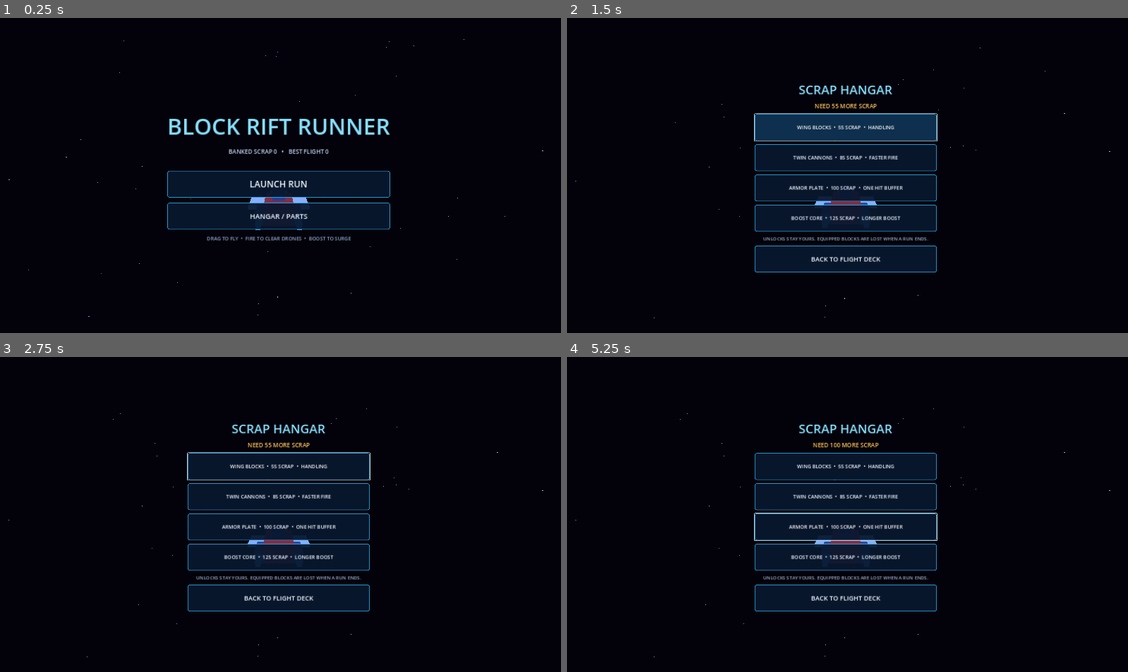
Above: before the commit, frames 1-4 (two rows, left to right).
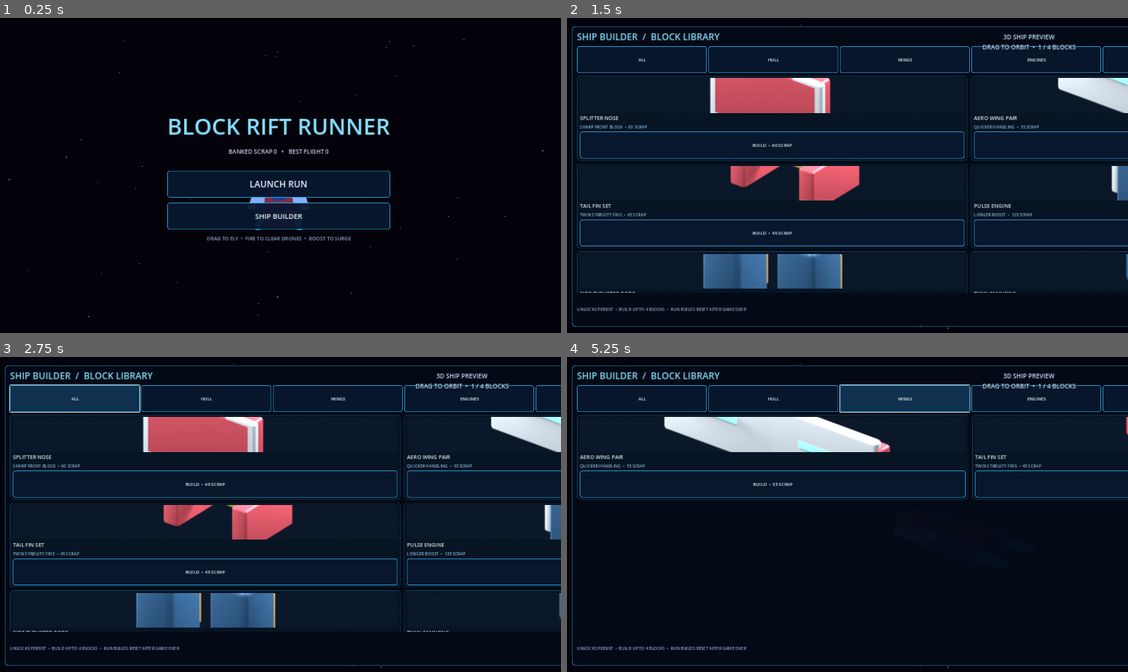
Above: after the commit, the same moments.

Repository: tpylman90-ctrl/Block-rift-runner-
Game: Godot game, scene res://scenes/main.tscn
Same seed, same stepped clock (60 frames per second), same inputs: the game is played once before the commit and once after it.
Inputs (mouse positions are in pixels of both pictures, inside the frame that each line leads up to):
- Up to frame 1 (0.25 s): no input
- Up to frame 2 (1.5 s): click (847, 216) at 0.5 s, where only the run before the commit has a clickable "HANGAR / PARTS"; click (847, 128) at 1.25 s, where only the run before the commit has a clickable "WING BLOCKS • 55 SCRAP • HAND…"
- Up to frame 3 (2.75 s): click (72, 397) at 2 s, where only the run after the commit has a clickable "ALL"
- Up to frame 4 (5.25 s): click (847, 495) at 2.75 s, where only the run before the commit has a clickable "TWIN CANNONS • 85 SCRAP • FAS…"; click (774, 397) at 3.5 s, where only the run after the commit has a clickable "HULL"; click "ARMOR PLATE • 100 SCRAP • ONE…" (after the commit: "BUILD • 60 SCRAP") at 4.25 s; click (903, 397) at 5 s, where only the run after the commit has a clickable "WINGS"

The runs differ from the first frame. In frame 1, 0.1% of the frame differs, in the area x 44-55%, y 62-64%; in frame 2, 57%, in the area x 0-100%, y 2-99%; in frame 3, 54%; in frame 4, 30%.

Commit message:
Add a dedicated ship builder and Blender block library

Diff:
--- a/scripts/main.gd
+++ b/scripts/main.gd
@@ -17,15 +17,26 @@
 			draw_circle(center + offset * radius * 0.78, 4.0, blip.tint)
 		draw_colored_polygon(PackedVector2Array([center + Vector2(0, -8), center + Vector2(-5, 6), center + Vector2(0, 3), center + Vector2(5, 6)]), Color(1.0, 0.91, 0.45))
 
-enum ScreenState { HANGAR, SHOP, RUN, GAME_OVER }
+enum ScreenState { HANGAR, BUILDER, RUN, GAME_OVER }
 
 const PROFILE_PATH := "user://pilot_profile.cfg"
 const PARTS := {
-	"wing_pack": {"title": "WING BLOCKS", "cost": 55, "hint": "HANDLING"},
-	"twin_cannon": {"title": "TWIN CANNONS", "cost": 85, "hint": "FASTER FIRE"},
-	"armor": {"title": "ARMOR PLATE", "cost": 100, "hint": "ONE HIT BUFFER"},
-	"boost_core": {"title": "BOOST CORE", "cost": 125, "hint": "LONGER BOOST"},
+	"splitter_nose": {"title": "SPLITTER NOSE", "cost": 60, "hint": "SHARP FRONT BLOCK", "category": "HULL", "preview": "res://art/library/previews/splitter_nose.png"},
+	"wing_pack": {"title": "AERO WING PAIR", "cost": 55, "hint": "QUICKER HANDLING", "category": "WINGS", "preview": "res://art/library/previews/wing_pack.png"},
+	"fin_set": {"title": "TAIL FIN SET", "cost": 45, "hint": "TWIN STABILITY FINS", "category": "WINGS", "preview": "res://art/library/previews/fin_set.png"},
+	"boost_core": {"title": "PULSE ENGINE", "cost": 125, "hint": "LONGER BOOST", "category": "ENGINES", "preview": "res://art/library/previews/boost_core.png"},
+	"side_pods": {"title": "SIDE THRUSTER PODS", "cost": 80, "hint": "SIDE ENGINE PAIR", "category": "ENGINES", "preview": "res://art/library/previews/side_pods.png"},
+	"twin_cannon": {"title": "TWIN CANNONS", "cost": 85, "hint": "FASTER FIRE", "category": "WEAPONS", "preview": "res://art/library/previews/twin_cannon.png"},
+	"armor": {"title": "ARMOR PLATE", "cost": 100, "hint": "ONE HIT BUFFER", "category": "ARMOR", "preview": "res://art/library/previews/armor.png"},
 }
+
+const PART_CATEGORIES := ["ALL", "HULL", "WINGS", "ENGINES", "WEAPONS", "ARMOR"]
+const ASTEROID_VARIANTS := [
+	"res://art/library/models/asteroid_1.glb",
+	"res://art/library/models/asteroid_2.glb",
+	"res://art/library/models/asteroid_3.glb",
+]
+var asteroid_scenes: Array[PackedScene] = []
 
 var state: ScreenState = ScreenState.HANGAR
 var rng := RandomNumberGenerator.new()
@@ -34,7 +45,7 @@
 var course_root: Node3D
 var ui_root: Control
 var menu_panel: CenterContainer
-var shop_panel: CenterContainer
+var shop_panel: Control
 var game_over_panel: CenterContainer
 var hud: Control
 var title_label: Label
@@ -51,6 +62,11 @@
 var boost_meter: ProgressBar
 var shop_status: Label
 var shop_buttons: Dictionary = {}
+var builder_tabs: HBoxContainer
+var builder_grid: GridContainer
+var active_category := "ALL"
+var builder_preview_label: Label
+var builder_cards: Dictionary = {}
 
 var total_scrap := 0
 var run_scrap := 0
@@ -88,6 +104,7 @@
 func _ready() -> void:
 	rng.randomize()
 	_load_profile()
+	_load_asteroid_models()
 	_build_world()
 	_build_ship()
 	_build_ui()
@@ -127,6 +144,19 @@
 	_build_starfield()
 
 
+func _load_asteroid_models() -> void:
+	for model_path in ASTEROID_VARIANTS:
+		var gltf := GLTFDocument.new()
+		var gltf_state := GLTFState.new()
+		var load_error := gltf.append_from_file(model_path, gltf_state)
+		if load_error != OK:
+			push_warning("Could not load asteroid model: %s" % model_path)
+			continue
+		var model_scene := gltf.generate_scene(gltf_state)
+		if model_scene:
+			asteroid_scenes.append(PackedScene.new())
+			asteroid_scenes.back().pack(model_scene)
+			model_scene.free()
 func _build_starfield() -> void:
 	var cube := BoxMesh.new()
 	cube.size = Vector3(0.11, 0.11, 0.11)
@@ -193,6 +223,18 @@
 	if equipped_parts.has("wing_pack"):
 		for side in [-1.0, 1.0]:
 			player.add_child(_make_block(Vector3(side * 1.45, -0.04, 0.2), Vector3(1.35, 0.25, 1.25), Color(0.93, 0.39, 0.24)))
+	if equipped_parts.has("fin_set"):
+		for side in [-1.0, 1.0]:
+			player.add_child(_make_block(Vector3(side * 0.7, 0.48, 1.05), Vector3(0.28, 0.9, 1.05), Color(0.96, 0.53, 0.24)))
+	if equipped_parts.has("splitter_nose"):
+		for side in [-1.0, 1.0]:
+			player.add_child(_make_block(Vector3(side * 0.62, -0.08, -1.7), Vector3(0.42, 0.18, 1.15), Color(0.95, 0.94, 0.81)))
+	if equipped_parts.has("side_pods"):
+		for side in [-1.0, 1.0]:
+			player.add_child(_make_block(Vector3(side * 1.48, -0.05, 0.82), Vector3(0.65, 0.68, 1.6), Color(0.18, 0.31, 0.48)))
+			var pod_flame := _make_block(Vector3(side * 1.48, -0.05, 1.72), Vector3(0.34, 0.35, 0.72), Color(0.25, 0.78, 1.0), true)
+			player.add_child(pod_flame)
+			engine_flames.append(pod_flame)
 	if equipped_parts.has("twin_cannon"):
 		for side in [-1.0, 1.0]:
 			player.add_child(_make_block(Vector3(side * 0.56, -0.02, -1.8), Vector3(0.22, 0.24, 0.72), Color(1.0, 0.63, 0.25)))
@@ -251,37 +293,120 @@
 	launch.pressed.connect(_start_run)
 	menu_column.add_child(launch)
 	var parts := _button("HANGAR / PARTS", 24)
-	parts.pressed.connect(_show_shop)
+	parts.text = "SHIP BUILDER"
+	parts.pressed.connect(_show_builder)
 	menu_column.add_child(parts)
 	var help := _label("DRAG TO FLY  •  FIRE TO CLEAR DRONES  •  BOOST TO SURGE", 17, Color(0.57, 0.66, 0.82))
 	help.horizontal_alignment = HORIZONTAL_ALIGNMENT_CENTER
 	menu_column.add_child(help)
 
-	shop_panel = CenterContainer.new()
+	shop_panel = Control.new()
 	shop_panel.set_anchors_and_offsets_preset(Control.PRESET_FULL_RECT)
 	ui_root.add_child(shop_panel)
+	var builder_shade := ColorRect.new()
+	builder_shade.set_anchors_and_offsets_preset(Control.PRESET_FULL_RECT)
+	builder_shade.color = Color(0.008, 0.018, 0.045, 0.42)
+	builder_shade.mouse_filter = Control.MOUSE_FILTER_IGNORE
+	shop_panel.add_child(builder_shade)
+	var builder_window := PanelContainer.new()
+	builder_window.anchor_right = 0.65
+	builder_window.anchor_bottom = 1.0
+	builder_window.offset_left = 28.0
+	builder_window.offset_top = 28.0
+	builder_window.offset_right = -18.0
+	builder_window.offset_bottom = -28.0
+	var window_style := StyleBoxFlat.new()
+	window_style.bg_color = Color(0.012, 0.04, 0.09, 0.95)
+	window_style.border_color = Color(0.12, 0.58, 0.82, 0.9)
+	window_style.set_border_width_all(2)
+	window_style.set_corner_radius_all(14)
+	window_style.content_margin_left = 18
+	window_style.content_margin_right = 18
+	window_style.content_margin_top = 14
+	window_style.content_margin_bottom = 14
+	builder_window.add_theme_stylebox_override("panel", window_style)
+	shop_panel.add_child(builder_window)
 	var shop_column := VBoxContainer.new()
-	shop_column.custom_minimum_size = Vector2(620.0, 650.0)
-	shop_column.add_theme_constant_override("separation", 12)
-	shop_column.alignment = BoxContainer.ALIGNMENT_CENTER
-	shop_panel.add_child(shop_column)
-	var shop_title := _label("SCRAP HANGAR", 42, Color(0.53, 0.88, 1.0))
-	shop_title.horizontal_alignment = HORIZONTAL_ALIGNMENT_CENTER
-	shop_column.add_child(shop_title)
+	shop_column.add_theme_constant_override("separation", 10)
+	builder_window.add_child(shop_column)
+	var builder_header := HBoxContainer.new()
+	shop_column.add_child(builder_header)
+	var shop_title := _label("SHIP BUILDER  /  BLOCK LIBRARY", 31, Color(0.53, 0.88, 1.0))
+	shop_title.size_flags_horizontal = Control.SIZE_EXPAND_FILL
+	builder_header.add_child(shop_title)
 	shop_status = _label("", 20, Color(1.0, 0.77, 0.35))
-	shop_status.horizontal_alignment = HORIZONTAL_ALIGNMENT_CENTER
-	shop_column.add_child(shop_status)
+	shop_status.horizontal_alignment = HORIZONTAL_ALIGNMENT_RIGHT
+	builder_header.add_child(shop_status)
+	builder_tabs = HBoxContainer.new()
+	builder_tabs.add_theme_constant_override("separation", 6)
+	shop_column.add_child(builder_tabs)
+	for category in PART_CATEGORIES:
+		var tab := _button(category, 15)
+		tab.custom_minimum_size = Vector2(0.0, 48.0)
+		tab.size_flags_horizontal = Control.SIZE_EXPAND_FILL
+		tab.pressed.connect(_set_builder_category.bind(category))
+		builder_tabs.add_child(tab)
+	var library_scroll := ScrollContainer.new()
+	library_scroll.size_flags_vertical = Control.SIZE_EXPAND_FILL
+	library_scroll.horizontal_scroll_mode = ScrollContainer.SCROLL_MODE_DISABLED
+	shop_column.add_child(library_scroll)
+	builder_grid = GridContainer.new()
+	builder_grid.columns = 2
+	builder_grid.size_flags_horizontal = Control.SIZE_EXPAND_FILL
+	builder_grid.add_theme_constant_override("h_separation", 12)
+	builder_grid.add_theme_constant_override("v_separation", 10)
+	library_scroll.add_child(builder_grid)
 	for part_id in PARTS.keys():
-		var part_button := _button("", 17)
+		var item: Dictionary = PARTS[part_id]
+		var card := PanelContainer.new()
+		card.custom_minimum_size = Vector2(280.0, 220.0)
+		card.size_flags_horizontal = Control.SIZE_EXPAND_FILL
+		var card_style := StyleBoxFlat.new()
+		card_style.bg_color = Color(0.025, 0.08, 0.14, 0.97)
+		card_style.border_color = Color(0.12, 0.3, 0.44, 0.9)
+		card_style.set_border_width_all(1)
+		card_style.set_corner_radius_all(10)
+		card_style.content_margin_left = 10
+		card_style.content_margin_right = 10
+		card_style.content_margin_top = 8
+		card_style.content_margin_bottom = 8
+		card.add_theme_stylebox_override("panel", card_style)
+		var card_column := VBoxContainer.new()
+		card_column.add_theme_constant_override("separation", 4)
+		card.add_child(card_column)
+		var thumbnail := TextureRect.new()
+		thumbnail.custom_minimum_size = Vector2(260.0, 118.0)
+		thumbnail.size_flags_horizontal = Control.SIZE_EXPAND_FILL
+		thumbnail.expand_mode = TextureRect.EXPAND_IGNORE_SIZE
+		thumbnail.stretch_mode = TextureRect.STRETCH_KEEP_ASPECT_COVERED
+		var preview_path := str(item.preview)
+		if ResourceLoader.exists(preview_path):
+			thumbnail.texture = load(preview_path)
+		card_column.add_child(thumbnail)
+		var part_title := _label(str(item.title), 18, Color(0.88, 0.95, 1.0))
+		card_column.add_child(part_title)
+		var part_hint := _label("%s  •  %d SCRAP" % [str(item.hint), int(item.cost)], 14, Color(0.55, 0.76, 0.93))
+		card_column.add_child(part_hint)
+		var part_button := _button("", 15)
+		part_button.custom_minimum_size = Vector2(0.0, 42.0)
 		part_button.pressed.connect(_on_shop_part_pressed.bind(part_id))
-		shop_column.add_child(part_button)
+		card_column.add_child(part_button)
+		builder_grid.add_child(card)
 		shop_buttons[part_id] = part_button
-	var shop_note := _label("UNLOCKS STAY YOURS. EQUIPPED BLOCKS ARE LOST WHEN A RUN ENDS.", 16, Color(0.62, 0.69, 0.83))
-	shop_note.horizontal_alignment = HORIZONTAL_ALIGNMENT_CENTER
-	shop_column.add_child(shop_note)
-	var back := _button("BACK TO FLIGHT DECK", 22)
+		builder_cards[part_id] = card
+	var builder_footer := HBoxContainer.new()
+	shop_column.add_child(builder_footer)
+	var shop_note := _label("UNLOCKS PERSIST  •  BUILD UP TO 4 BLOCKS  •  RUN BUILDS RESET AFTER GAME OVER", 14, Color(0.62, 0.69, 0.83))
+	shop_note.size_flags_horizontal = Control.SIZE_EXPAND_FILL
+	builder_footer.add_child(shop_note)
+	var back := _button("FLIGHT DECK", 17)
+	back.custom_minimum_size = Vector2(180.0, 46.0)
 	back.pressed.connect(_show_hangar)
-	shop_column.add_child(back)
+	builder_footer.add_child(back)
+	builder_preview_label = _label("3D SHIP PREVIEW\nDRAG TO ORBIT  •  %d / 4 BLOCKS" % equipped_parts.size(), 21, Color(0.78, 0.9, 1.0))
+	builder_preview_label.horizontal_alignment = HORIZONTAL_ALIGNMENT_CENTER
+	builder_preview_label.vertical_alignment = VERTICAL_ALIGNMENT_TOP
+	shop_panel.add_child(builder_preview_label)
 
 	game_over_panel = CenterContainer.new()
 	game_over_panel.set_anchors_and_offsets_preset(Control.PRESET_FULL_RECT)
@@ -417,6 +542,8 @@
 		radar_widget.size = Vector2(minf(h * 0.22, w * 0.12), minf(h * 0.22, w * 0.12))
 		boost_meter.position = Vector2(w - action_button_width - 28.0, h * 0.63)
 		boost_meter.size = Vector2(action_button_width, h * 0.035)
+		builder_preview_label.position = Vector2(w * 0.665, h * 0.045)
+		builder_preview_label.size = Vector2(w * 0.32, h * 0.12)
 
 
 func _show_hangar() -> void:
@@ -432,16 +559,27 @@
 		player.rotation = Vector3.ZERO
 		camera.position = Vector3(0.0, 3.7, 10.5)
 		camera.look_at(Vector3(0.0, 0.0, -8.0), Vector3.UP)
+		camera.fov = 78.0
 	subtitle_label.text = "BANKED SCRAP %d   •   BEST FLIGHT %d" % [total_scrap, high_score]
 
 
-func _show_shop() -> void:
-	state = ScreenState.SHOP
+func _show_builder() -> void:
+	state = ScreenState.BUILDER
 	menu_panel.visible = false
 	shop_panel.visible = true
 	game_over_panel.visible = false
 	hud.visible = false
-	shop_status.text = "BANKED SCRAP: %d  |  BLOCKS: %d/4" % [total_scrap, equipped_parts.size()]
+	player.visible = true
+	player.rotation = Vector3.ZERO
+	camera.fov = 62.0
+	camera.position = player.position + Vector3(1.2, 3.4, 10.0)
+	camera.look_at(player.position + Vector3(-4.3, 0.0, 0.0), Vector3.UP)
+	active_category = "ALL"
+	_update_shop_buttons()
+
+
+func _set_builder_category(category: String) -> void:
+	active_category = category
 	_update_shop_buttons()
 
 
@@ -452,13 +590,16 @@
 		var equipped := equipped_parts.has(part_id)
 		var button: Button = shop_buttons[part_id]
 		if not owned:
-			button.text = "%s  •  %d SCRAP  •  %s" % [item.title, item.cost, item.hint]
+			button.text = "BUILD  •  %d SCRAP" % int(item.cost)
 		elif equipped:
-			button.text = "✓  %s  •  EQUIPPED" % item.title
+			button.text = "INSTALLED  •  TAP TO REMOVE"
 		else:
-			button.text = "+  %s  •  EQUIP  •  %s" % [item.title, item.hint]
+			button.text = "ADD TO SHIP"
 		button.disabled = owned and not equipped and equipped_parts.size() >= 4
-	shop_status.text = "BANKED SCRAP: %d  |  BLOCKS: %d/4" % [total_scrap, equipped_parts.size()]
+		var card: Control = builder_cards[part_id]
+		card.visible = active_category == "ALL" or str(item.category) == active_category
+	shop_status.text = "SCRAP %d  •  INSTALLED %d / 4" % [total_scrap, equipped_parts.size()]
+	builder_preview_label.text = "3D SHIP PREVIEW\nDRAG TO ORBIT  •  %d / 4 BLOCKS" % equipped_parts.size()
 
 
 func _on_shop_part_pressed(part_id: String) -> void:
@@ -469,7 +610,11 @@
 			return
 		total_scrap -= int(item.cost)
 		owned_parts.append(part_id)
-		equipped_parts.append(part_id)
+		if equipped_parts.size() < 4:
+			equipped_parts.append(part_id)
+			shop_status.text = "%s BUILT AND INSTALLED" % item.title
+		else:
+			shop_status.text = "%s ADDED TO LIBRARY  •  REMOVE A BLOCK TO INSTALL" % item.title
 		_save_profile()
 	else:
 		if equipped_parts.has(part_id):
@@ -517,6 +662,7 @@
 	course_root.position = Vector3.ZERO
 	player.position = Vector3.ZERO
 	player.rotation = Vector3.ZERO
+	camera.fov = 78.0
 	player.visible = true
 	_rebuild_ship_mesh()
 	while next_segment_distance < 190.0:
@@ -533,8 +679,13 @@
 func _process(delta: float) -> void:
 	if state != ScreenState.RUN:
 		if is_instance_valid(player):
-			camera.position = camera.position.lerp(player.position + Vector3(0.0, 3.7, 10.5), minf(delta * 3.0, 1.0))
-			camera.look_at(player.position + Vector3(0.0, 0.0, -8.0), Vector3.UP)
+			if state == ScreenState.BUILDER:
+				player.rotation.y += delta * 0.24
+				camera.position = camera.position.lerp(player.position + Vector3(1.2, 3.4, 10.0), minf(delta * 3.0, 1.0))
+				camera.look_at(player.position + Vector3(-4.3, 0.0, 0.0), Vector3.UP)
+			else:
+				camera.position = camera.position.lerp(player.position + Vector3(0.0, 3.7, 10.5), minf(delta * 3.0, 1.0))
+				camera.look_at(player.position + Vector3(0.0, 0.0, -8.0), Vector3.UP)
 		return
 	_update_flight(delta)
 
@@ -563,12 +714,12 @@
 	starfield_offset = fmod(starfield_offset + current_speed * delta * 0.12, 210.0)
 	stars.position.z = starfield_offset - 100.0
 	var target := Vector3(steering_target.x, steering_target.y, 0.0)
-	var response := 17.0 if equipped_parts.has("wing_pack") else 13.5
+	var response := 17.0 if equipped_parts.has("wing_pack") or equipped_parts.has("fin_set") else 13.5
 	var follow := 1.0 - exp(-response * delta)
 	player.position.x = lerpf(player.position.x, target.x, follow)
 	player.position.y = lerpf(player.position.y, target.y, follow)
-	player.position.x = clampf(player.position.x, -9.2, 9.2)
-	player.position.y = clampf(player.position.y, -5.2, 5.2)
+	player.position.x = clampf(player.position.x, -14.5, 14.5)
+	player.position.y = clampf(player.position.y, -8.5, 8.5)
 	player.rotation.z = lerpf(player.rotation.z, clampf((target.x - player.position.x) * -0.12, -0.72, 0.72), delta * 7.0)
 	player.rotation.x = lerpf(player.rotation.x, clampf((target.y - player.position.y) * 0.1, -0.36, 0.36), delta * 7.0)
 	var camera_target := player.position + Vector3(0.0, 3.9, 11.5)
@@ -616,7 +767,7 @@
 	var pattern := rng.randi_range(0, 5)
 	match pattern:
 		0:
-			_spawn_gate(z_position, rng.randi_range(0, 3))
+			_spawn_gate(z_position, rng.randi_range(0, 4))
 		1:
 			_spawn_debris(z_position, 3 + mini(rift_level, 3))
 		2:
@@ -628,11 +779,11 @@
 		_:
 			_spawn_debris(z_position, 2)
 			if rng.randf() < 0.7:
-				_spawn_pickup(Vector3(rng.randf_range(-7.0, 7.0), rng.randf_range(-3.8, 3.8), z_position - 12.0), "scrap")
+				_spawn_pickup(Vector3(rng.randf_range(-11.0, 11.0), rng.randf_range(-6.5, 6.5), z_position - 12.0), "scrap")
 	if segment_number == secret_life_segment and not secret_life_claimed:
 		var side := -1.0 if rng.randf() < 0.5 else 1.0
 		_spawn_gate(z_position - 2.0, 1 if side < 0.0 else 2)
-		_spawn_pickup(Vector3(side * rng.randf_range(7.0, 8.7), rng.randf_range(-4.2, 4.2), z_position - 2.0), "life")
+		_spawn_pickup(Vector3(side * rng.randf_range(10.0, 13.0), rng.randf_range(-6.5, 6.5), z_position - 2.0), "life")
 		secret_life_claimed = true
 
 
@@ -644,56 +795,50 @@
 	frame.set_meta("spin", Vector3(0.0, 0.0, 0.0))
 	var glow_tint := tint.lightened(0.18)
 	for side in [-1.0, 1.0]:
-		frame.add_child(_make_block(Vector3(side * 12.2, 0.0, 0.0), Vector3(0.42, 15.2, 0.5), tint, true))
-		frame.add_child(_make_block(Vector3(0.0, side * 7.45, 0.0), Vector3(24.8, 0.38, 0.5), glow_tint, true))
-		frame.add_child(_make_block(Vector3(side * 11.65, side * 6.95, 0.0), Vector3(1.5, 0.28, 0.5), Color(0.95, 0.95, 1.0), true))
+		frame.add_child(_make_block(Vector3(side * 18.8, 0.0, 0.0), Vector3(0.42, 20.5, 0.5), tint, true))
+		frame.add_child(_make_block(Vector3(0.0, side * 10.0, 0.0), Vector3(38.0, 0.38, 0.5), glow_tint, true))
+		frame.add_child(_make_block(Vector3(side * 18.2, side * 9.5, 0.0), Vector3(1.5, 0.28, 0.5), Color(0.95, 0.95, 1.0), true))
 	course_root.add_child(frame)
 	course_objects.append(frame)
 
 
 func _spawn_asteroid_corridor(z_position: float) -> void:
-	var rock_colors := [Color(0.11, 0.2, 0.31), Color(0.16, 0.26, 0.37), Color(0.22, 0.31, 0.39), Color(0.13, 0.25, 0.4)]
+	if asteroid_scenes.is_empty():
+		return
 	for side in [-1.0, 1.0]:
 		var count := rng.randi_range(3, 5)
 		for i in range(count):
-			var rock := Node3D.new()
-			rock.position = Vector3(side * rng.randf_range(12.0, 18.0), rng.randf_range(-7.2, 7.2), z_position - rng.randf_range(0.0, 46.0))
+			var rock: Node3D = asteroid_scenes[rng.randi_range(0, asteroid_scenes.size() - 1)].instantiate()
+			rock.position = Vector3(side * rng.randf_range(17.0, 24.0), rng.randf_range(-9.2, 9.2), z_position - rng.randf_range(0.0, 46.0))
 			rock.rotation = Vector3(rng.randf_range(-0.6, 0.6), rng.randf_range(-0.8, 0.8), rng.randf_range(-0.7, 0.7))
-			var base_size := Vector3(rng.randf_range(3.2, 6.0), rng.randf_range(3.0, 5.8), rng.randf_range(3.0, 6.0))
-			var main_tint: Color = rock_colors[rng.randi_range(0, rock_colors.size() - 1)]
-			rock.add_child(_make_block(Vector3.ZERO, base_size, main_tint))
-			for shard_index in range(2):
-				var shard_size := Vector3(rng.randf_range(1.2, 2.8), rng.randf_range(1.4, 3.0), rng.randf_range(1.3, 3.2))
-				var shard_offset := Vector3(rng.randf_range(-2.5, 2.5), rng.randf_range(-2.2, 2.2), rng.randf_range(-2.5, 2.5))
-				var shard_tint := main_tint.lightened(rng.randf_range(0.08, 0.32))
-				var shard := _make_block(shard_offset, shard_size, shard_tint)
-				shard.rotation = Vector3(rng.randf_range(-0.8, 0.8), rng.randf_range(-0.8, 0.8), rng.randf_range(-0.8, 0.8))
-				rock.add_child(shard)
+			var rock_scale := rng.randf_range(0.7, 1.35)
+			rock.scale = Vector3.ONE * rock_scale
 			course_root.add_child(rock)
 			course_objects.append(rock)
 
 
 func _spawn_gate(z_position: float, open_index: int) -> void:
 	var slots := [
+		Vector3(-12.0, 0.0, z_position),
 		Vector3(-6.0, 0.0, z_position),
-		Vector3(-2.0, 0.0, z_position),
-		Vector3(2.0, 0.0, z_position),
+		Vector3(0.0, 0.0, z_position),
 		Vector3(6.0, 0.0, z_position),
+		Vector3(12.0, 0.0, z_position),
 	]
 	for i in range(slots.size()):
 		if i == open_index:
 			continue
 		_spawn_hazard(slots[i], Vector3(3.1, 4.0, 2.7), Color(0.76, 0.19, 0.23))
-	_spawn_hazard(Vector3(0.0, 6.8, z_position), Vector3(23.0, 1.2, 2.7), Color(0.32, 0.39, 0.56))
-	_spawn_hazard(Vector3(0.0, -6.8, z_position), Vector3(23.0, 1.2, 2.7), Color(0.32, 0.39, 0.56))
+	_spawn_hazard(Vector3(0.0, 9.7, z_position), Vector3(38.0, 1.2, 2.7), Color(0.32, 0.39, 0.56))
+	_spawn_hazard(Vector3(0.0, -9.7, z_position), Vector3(38.0, 1.2, 2.7), Color(0.32, 0.39, 0.56))
 	if rng.randf() < 0.45:
 		_spawn_pickup(Vector3(slots[open_index].x, rng.randf_range(-1.0, 1.0), z_position - 1.0), "scrap")
 
 
 func _spawn_debris(z_position: float, count: int) -> void:
 	for i in range(count):
-		var x := rng.randf_range(-9.0, 9.0)
-		var y := rng.randf_range(-5.0, 5.0)
+		var x := rng.randf_range(-13.5, 13.5)
+		var y := rng.randf_range(-7.2, 7.2)
 		if absf(x) < 2.0 and absf(y) < 1.5:
 			x = 4.2 if x >= 0.0 else -4.2
 		var dims := Vector3(rng.randf_range(1.4, 3.4), rng.randf_range(1.2, 3.2), rng.randf_range(1.8, 4.0))
@@ -735,13 +880,13 @@
 
 
 func _spawn_alternating_wall(z_position: float, level: int) -> void:
-	var safe_x := rng.randf_range(-6.5, 6.5)
+	var safe_x := rng.randf_range(-10.5, 10.5)
 	var count := 3 + mini(level, 2)
 	for i in range(count):
-		var x := rng.randf_range(-9.5, 9.5)
-		while absf(x - safe_x) < 4.0:
-			x = rng.randf_range(-9.5, 9.5)
-		var y := rng.randf_range(-4.5, 4.5)
+		var x := rng.randf_range(-13.8, 13.8)
+		while absf(x - safe_x) < 5.5:
+			x = rng.randf_range(-13.8, 13.8)
+		var y := rng.randf_range(-7.2, 7.2)
 		_spawn_hazard(Vector3(x, y, z_position - float(i) * 5.5), Vector3(rng.randf_range(2.2, 4.0), rng.randf_range(2.0, 3.4), 2.6), Color(0.69, 0.24, 0.3))
 		safe_x = -safe_x * 0.65
 	if rng.randf() < 0.55:
@@ -790,7 +935,7 @@
 
 func _spawn_enemy(z_position: float) -> void:
 	var enemy := Area3D.new()
-	enemy.position = Vector3(rng.randf_range(-7.0, 7.0), rng.randf_range(-3.5, 3.5), z_position)
+	enemy.position = Vector3(rng.randf_range(-11.0, 11.0), rng.randf_range(-6.0, 6.0), z_position)
 	enemy.collision_layer = 4
 	enemy.collision_mask = 1
 	enemy.add_to_group("enemies")
@@ -926,13 +1071,22 @@
 			var z_distance := item.position.z + course_root.position.z - player.position.z
 			if z_distance < -145.0 or z_distance > 8.0:
 				continue
-			var offset := Vector2((item.position.x - player.position.x) / 22.0, z_distance / 145.0)
+			var offset := Vector2((item.position.x - player.position.x) / 31.0, z_distance / 145.0)
 			if offset.length() <= 1.25:
 				radar_widget.blips.append({"offset": offset, "tint": tint})
 	radar_widget.queue_redraw()
 
 
 func _input(event: InputEvent) -> void:
+	if state == ScreenState.BUILDER:
+		var screen_width := get_viewport().get_visible_rect().size.x
+		if event is InputEventScreenDrag and event.position.x > screen_width * 0.65:
+			player.rotation.y += event.relative.x * 0.006
+			player.rotation.x = clampf(player.rotation.x + event.relative.y * 0.004, -0.55, 0.55)
+		elif event is InputEventMouseMotion and Input.is_mouse_button_pressed(MOUSE_BUTTON_LEFT) and event.position.x > screen_width * 0.65:
+			player.rotation.y += event.relative.x * 0.006
+			player.rotation.x = clampf(player.rotation.x + event.relative.y * 0.004, -0.55, 0.55)
+		return
 	if state != ScreenState.RUN:
 		return
 	if event is InputEventScreenDrag:
@@ -960,8 +1114,8 @@
 
 func _update_steering_from_delta(drag_delta: Vector2) -> void:
 	var bounds := get_viewport().get_visible_rect().size
-	steering_target.x = clampf(steering_target.x + drag_delta.x * 16.0 / bounds.x, -9.2, 9.2)
-	steering_target.y = clampf(steering_target.y - drag_delta.y * 11.0 / bounds.y, -5.2, 5.2)
+	steering_target.x = clampf(steering_target.x + drag_delta.x * 20.0 / bounds.x, -14.5, 14.5)
+	steering_target.y = clampf(steering_target.y - drag_delta.y * 14.0 / bounds.y, -8.5, 8.5)
 
 
 func _load_profile() -> void:
Binary file added: art/library/models/armor.glb
Binary file added: art/library/models/asteroid.glb
Binary file added: art/library/models/asteroid_1.glb
Binary file added: art/library/models/asteroid_2.glb
Binary file added: art/library/models/asteroid_3.glb
Binary file added: art/library/models/boost_core.glb
Binary file added: art/library/models/fin_set.glb
Binary file added: art/library/models/side_pods.glb
Binary file added: art/library/models/splitter_nose.glb
Binary file added: art/library/models/twin_cannon.glb
Binary file added: art/library/models/wing_pack.glb
Binary file added: art/library/previews/armor.png
(and 9 more such lines)
